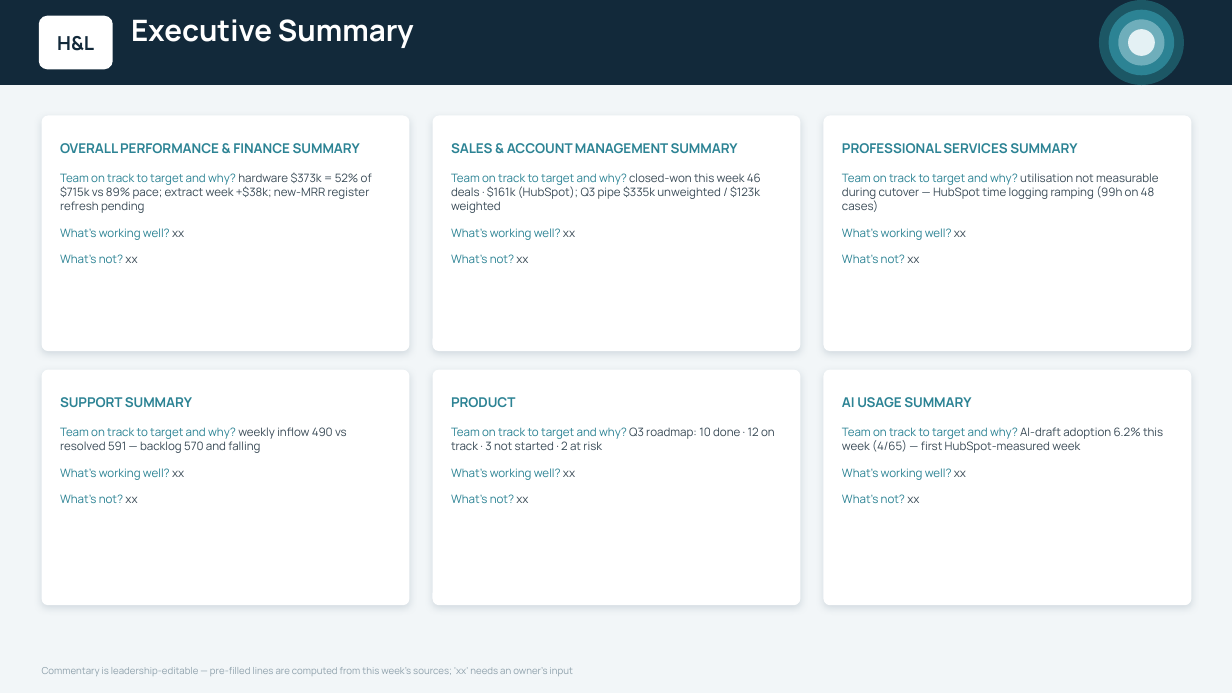
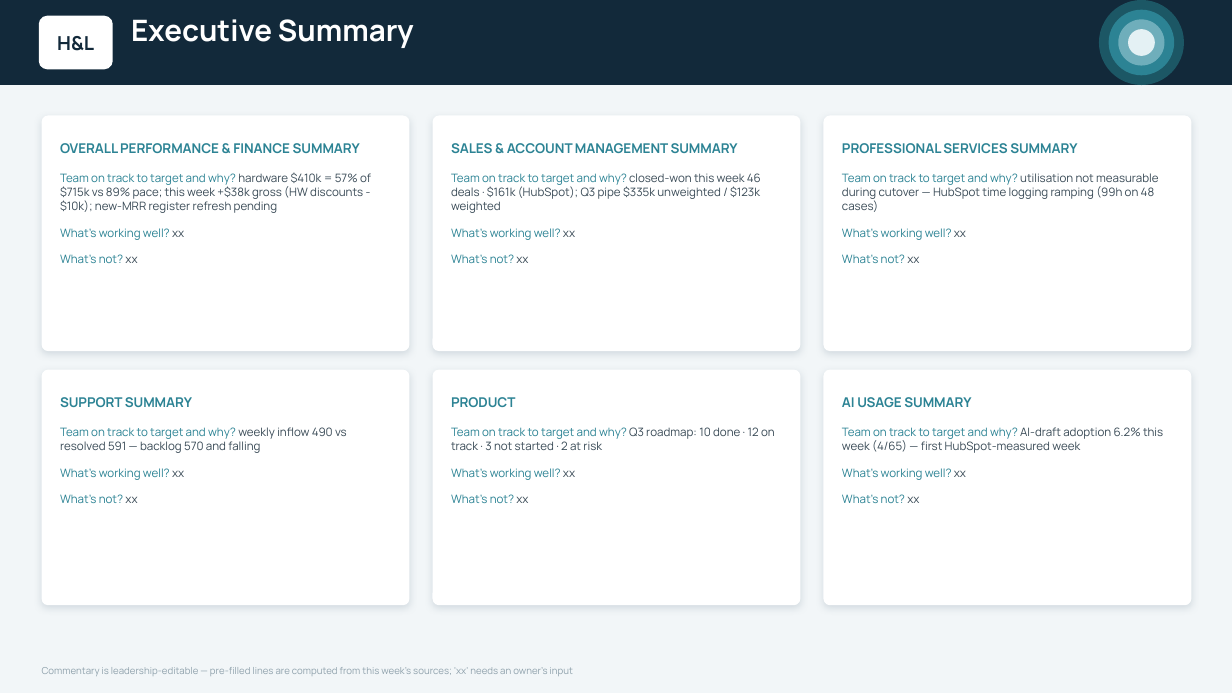
Before and after one commit to ihorner-hl/leadership-reporting, a slide deck: slide 4 of exec-deck/output/H&L Weekly Update - WC 14 Sep 2026.pptx. Drawn at 1232x693 pixels with LibreOffice and Linux fonts; fonts in the diff are those of the drawing. Boxes give left, top, right and bottom in pixels: in the first picture for what was removed or moved away, otherwise in the second. Text is boxed around its words. In the diff, an @@ line names an element or a change of style, - is before the commit and + after.

```diff
--- a/exec-deck/output/H&L Weekly Update - WC 14 Sep 2026.pptx
+++ b/exec-deck/output/H&L Weekly Update - WC 14 Sep 2026.pptx
@@ text at <box>60,172,371,213</box>: text changed @@
-Team on track to target and why? hardware $373k = 52% of $715k vs 89% pace; extract week +$38k; new-MRR register refresh pending
+Team on track to target and why? hardware $410k = 57% of $715k vs 89% pace; this week +$38k gross (HW discounts -$10k); new-MRR register refresh pending
```
Also in this commit, not shown: 4 other slides changed, 2 other files.
